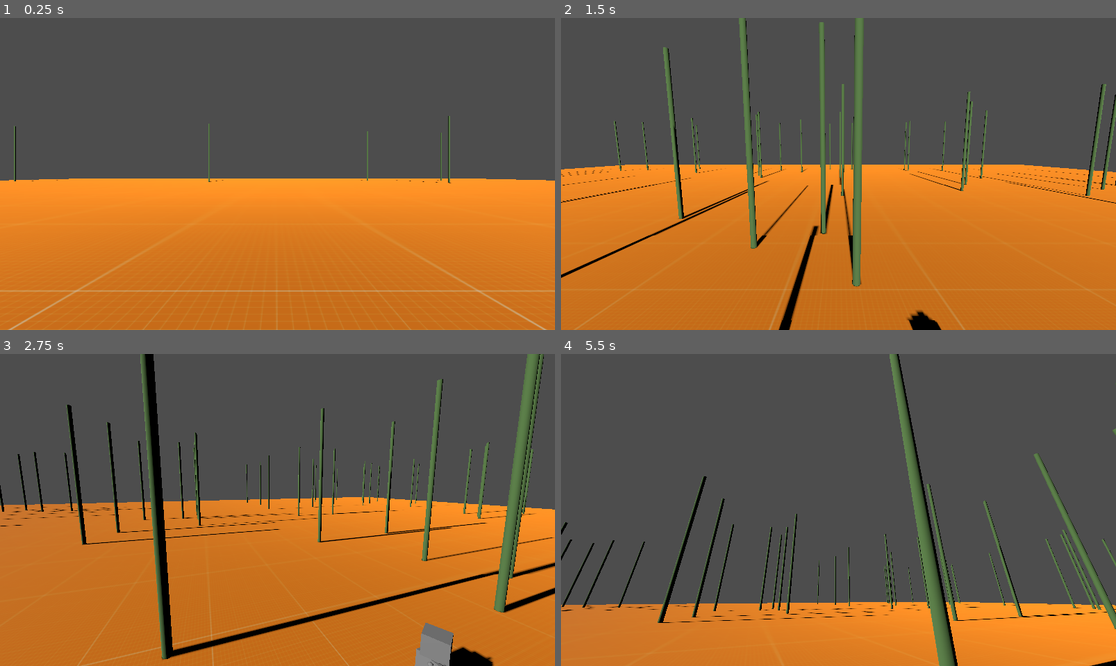
Above: before the commit, frames 1-4 (two rows, left to right).
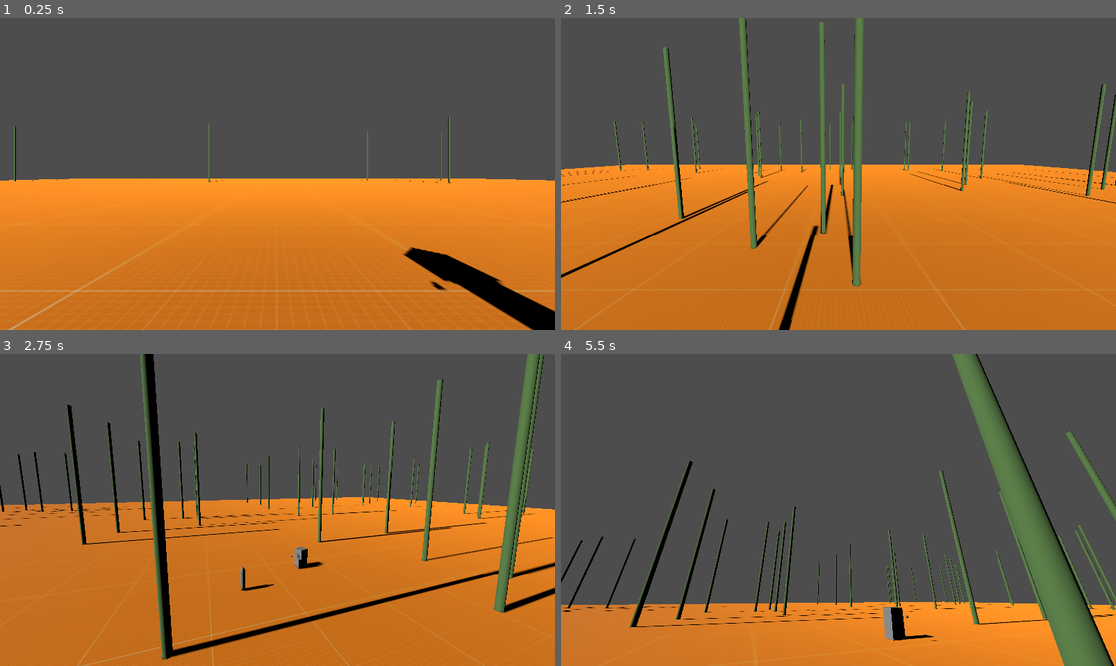
Above: after the commit, the same moments.

Repository: Flodurs/GoDotTest
Game: Godot game, scene res://scenes/level/level.tscn
Same seed, same stepped clock (60 frames per second), same inputs: the game is played once before the commit and once after it.
Inputs:
- Up to frame 1 (0.25 s): no input
- Up to frame 2 (1.5 s): hold D (Right) 0.53-1.28 s; hold Space (Jump) 0.53-1.28 s; hold S (Backward) from 1.28 s (still down); tap Down (CamDown) at 1.35 s
- Up to frame 3 (2.75 s): tap Space (Jump) at 1.52, 1.55, 1.82, 2.3 s; release S (Backward) at 2.03 s; hold D (Right) from 2.03 s (still down); hold Left (CamLeft) from 2.03 s (still down)
- Up to frame 4 (5.5 s): release D (Right) at 2.78 s; release Left (CamLeft) at 2.78 s; hold W (Forward) 2.78-3.53 s; tap Right (CamRight) at 2.85 s; tap Space (Jump) at 3.02, 3.05, 3.32, 3.77, 3.8, 4.07, 4.35, 4.52, 4.82, 5.3 s; hold Up (CamUp) 3.53-4.28 s; hold A (Left) 3.53-5.03 s; hold S (Backward) from 5.03 s (still down); hold Down (CamDown) from 5.03 s (still down)

The runs differ from the first frame. In frame 1, 2.2% of the frame differs, in the area x 72-100%, y 73-100%; in frame 2, 0.3%; in frame 3, 1.4%; in frame 4, 16%, in the area x 0-100%, y 0-100%.

Commit message:
Springer hinzugefügt
Enemy1 jagt springer

Diff:
--- a/scenes/Player/player.gd
+++ b/scenes/Player/player.gd
@@ -24,7 +24,7 @@
 	var movement: bool = false
 
 
-	print(position)
+#	print(position)
 	if Input.is_action_pressed("Forward"):
 		movement = true
 		direction = camera_direction
@@ -43,7 +43,7 @@
 		acceleration(delta, direction)
 	if Input.is_action_pressed("Jump") and is_on_floor():
 		velocity.y = jump_speed
-	print(velocity.length())
+#	print(velocity.length())
 
 
 	if movement == false and is_on_floor():
--- a/scenes/enemys/enemy_1.gd
+++ b/scenes/enemys/enemy_1.gd
@@ -3,7 +3,7 @@
 var BULLET = preload("res://scenes/projectiles/bullet.tscn")
 
 var gravity = 3
-var rotationspeed = 10
+var rotationspeed = 20
 var target_y_angle = 0
 var movementSpeed = 200
 var targetPoint = 1
@@ -24,7 +24,7 @@
 		timeSinceLastShot = 0
 		var b = BULLET.instantiate()
 		b.position = $Head/BulletSpawn.global_position
-		print(global_position,position)
+#		print(global_position,position)
 
 		b.rotation = $Head.rotation
 		b.rotation.y+=1.5707
@@ -38,7 +38,7 @@
 	processPatrol(delta)
 
 func processPatrol(delta):
-	var player = get_tree().get_nodes_in_group("Player")[0]
+	var player = get_tree().get_nodes_in_group("alleSpringer")[0]
 	if abs((player.position - position).length()) <= 10:
 		shoot(delta)
 		velocity+=$Head.global_transform.basis.z.normalized()*delta*movementSpeed
@@ -52,7 +52,7 @@
 
 
 func processHeadRotation(delta):
-	var player = get_tree().get_nodes_in_group("Player")[0]
+	var player = get_tree().get_nodes_in_group("alleSpringer")[0]
 
 	var dir = player.global_transform.origin - $Head.global_transform.origin
 	var map_xz: Vector2
@@ -74,5 +74,9 @@
 
 
 
-	if abs(dirAngle-myAngle) > 0.01:
-		$Head.global_rotate(Vector3(0,1,0),(dirAngle-myAngle)*-rotationspeed*delta)
+	if abs(dirAngle-myAngle) > 0.001:
+		$Head.global_rotate(Vector3(0,1,0),sign(dirAngle-myAngle)*pow((dirAngle-myAngle)*rotationspeed,2)*-delta)
+
+
+
+#		print(dirAngle-myAngle)
--- a/scenes/level/level.tscn
+++ b/scenes/level/level.tscn
@@ -1,10 +1,11 @@
-[gd_scene load_steps=9 format=3 uid="uid://dt7u684plii76"]
+[gd_scene load_steps=10 format=3 uid="uid://dt7u684plii76"]
 
 [ext_resource type="Texture2D" uid="uid://m025rq5osy1j" path="res://DevTexture.png" id="1_0hb6a"]
 [ext_resource type="PackedScene" uid="uid://bfrl7ncibdxrg" path="res://scenes/Player/player.tscn" id="1_wofso"]
 [ext_resource type="PackedScene" uid="uid://2m18wnpcsctt" path="res://scenes/enemys/enemy_1.tscn" id="2_c3eje"]
 [ext_resource type="PackedScene" uid="uid://v08ble4p3wop" path="res://scenes/Objects/moving_platform.tscn" id="3_572og"]
 [ext_resource type="PackedScene" uid="uid://couvnpg0x8374" path="res://scenes/Objects/wald.tscn" id="5_8xyvl"]
+[ext_resource type="PackedScene" uid="uid://wrentdl721x5" path="res://scenes/neutrals/springer.tscn" id="6_3arif"]
 
 [sub_resource type="BoxMesh" id="BoxMesh_gwq0k"]
 
@@ -34,10 +35,13 @@
 transform = Transform3D(1, 0, 0, 0, 0.851709, 0.524016, 0, -0.524016, 0.851709, 0, 7.57944, 0)
 shadow_enabled = true
 
-[node name="CharacterBody3D" parent="." instance=ExtResource("2_c3eje")]
-transform = Transform3D(1, 0, 0, 0, 1, 0, 0, 0, 1, 12.5078, 4, -1)
-
 [node name="MovingPlatform" parent="." instance=ExtResource("3_572og")]
 transform = Transform3D(1, 0, 0, 0, 1, 0, 0, 0, 1, 10.4945, 2.08352, 0)
 
 [node name="Wald" parent="." instance=ExtResource("5_8xyvl")]
+
+[node name="enemy1" parent="." instance=ExtResource("2_c3eje")]
+transform = Transform3D(1, 0, 0, 0, 1, 0, 0, 0, 1, 5, 4, 0)
+
+[node name="springer" parent="." groups=["alleSpringer"] instance=ExtResource("6_3arif")]
+transform = Transform3D(1, 0, 0, 0, 1, 0, 0, 0, 1, 0, 4, 5)
--- /dev/null
+++ b/scenes/neutrals/springer.gd
@@ -0,0 +1,34 @@
+extends CharacterBody3D
+
+
+
+var timeSinceLastJump = 0
+var gravity = 10
+
+var powerxz= 12
+var powery = 12
+
+var rng = RandomNumberGenerator.new()
+
+
+
+
+func _physics_process(delta):
+	if not is_on_floor():
+		velocity.y -= gravity * delta
+	else:
+		velocity.z=0
+		velocity.x=0
+
+
+	timeSinceLastJump+=delta
+	if timeSinceLastJump > 5:
+		timeSinceLastJump=0
+		velocity.y = rng.randf_range(0, powery)
+		velocity.z=rng.randf_range(-powerxz, powerxz)
+		velocity.x=rng.randf_range(-powerxz, powerxz)
+
+
+
+
+	move_and_slide()
--- /dev/null
+++ b/scenes/neutrals/springer.tscn
@@ -0,0 +1,18 @@
+[gd_scene load_steps=4 format=3 uid="uid://wrentdl721x5"]
+
+[ext_resource type="Script" path="res://scenes/neutrals/springer.gd" id="1_qgddk"]
+
+[sub_resource type="CapsuleMesh" id="CapsuleMesh_5x5m5"]
+
+[sub_resource type="CylinderShape3D" id="CylinderShape3D_m1gr3"]
+
+[node name="springer" type="CharacterBody3D"]
+script = ExtResource("1_qgddk")
+
+[node name="MeshInstance3D" type="MeshInstance3D" parent="."]
+transform = Transform3D(0.4, 0, 0, 0, 1, 0, 0, 0, 0.4, 0, 0, 0)
+mesh = SubResource("CapsuleMesh_5x5m5")
+
+[node name="CollisionShape3D" type="CollisionShape3D" parent="."]
+transform = Transform3D(0.4, 0, 0, 0, 1, 0, 0, 0, 0.4, 0, 0, 0)
+shape = SubResource("CylinderShape3D_m1gr3")
